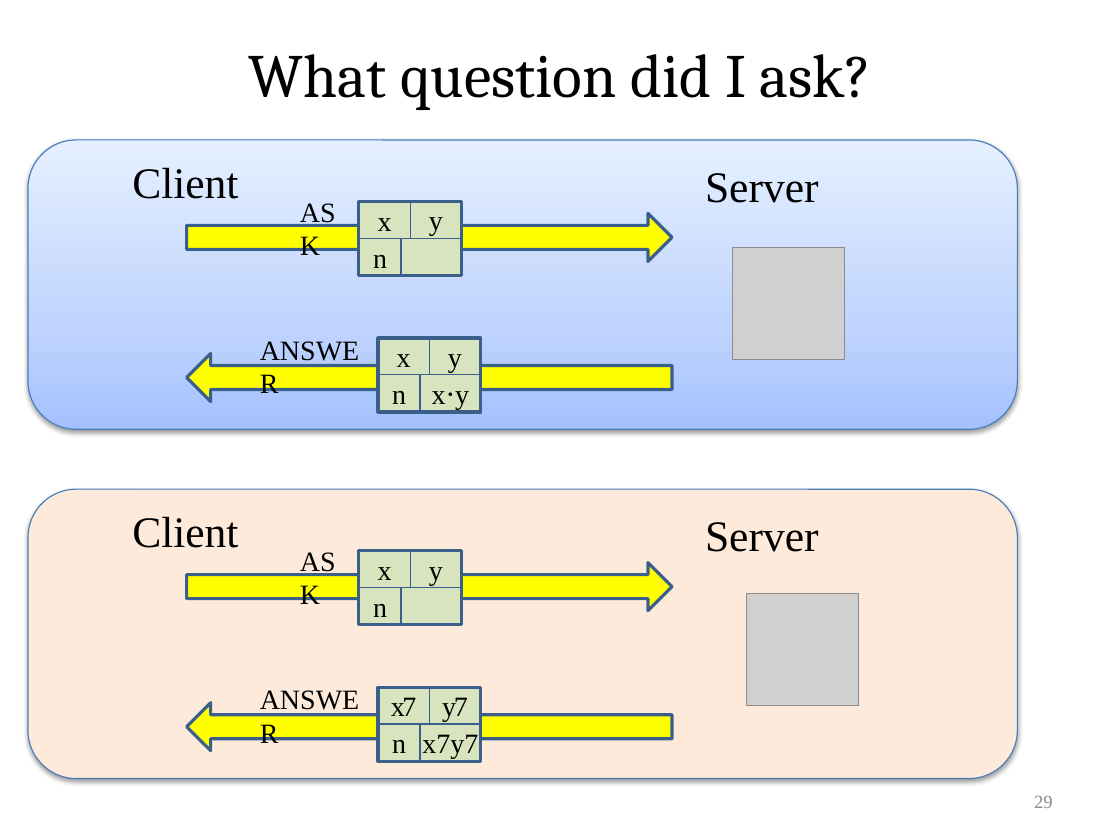
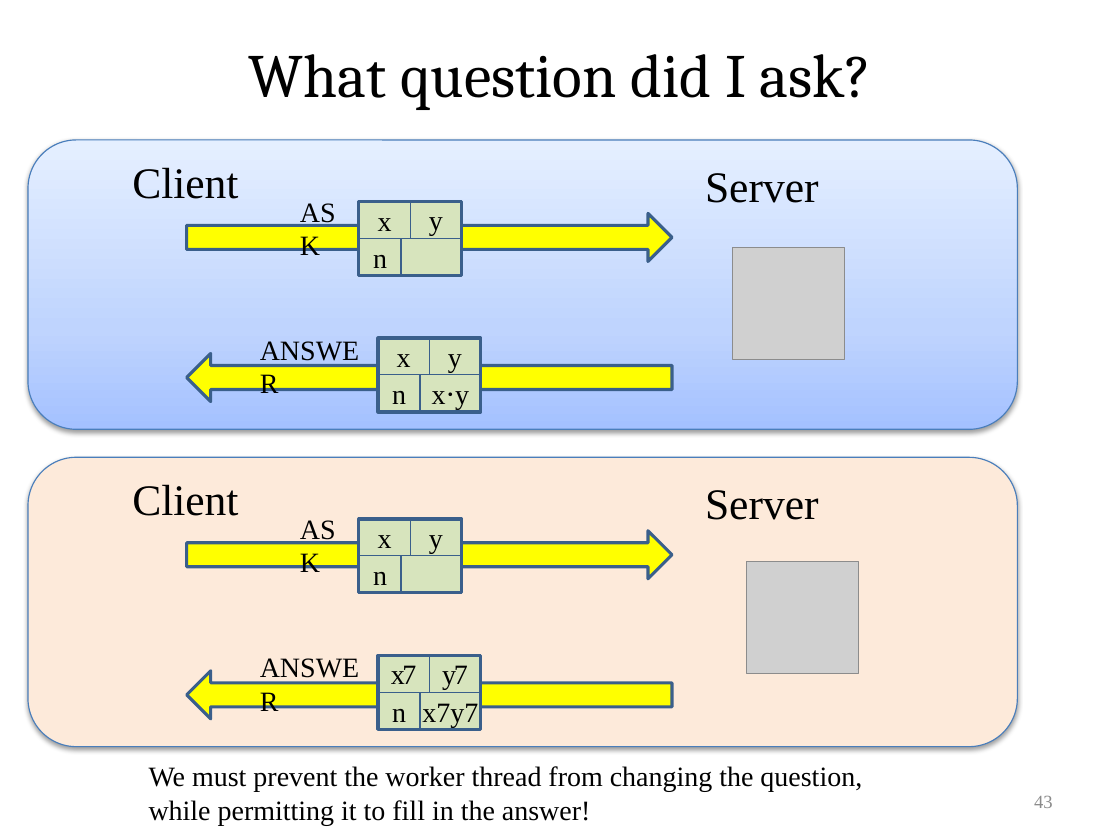
Before and after one commit to VeriNum/pardotprod, a slide deck: slide 43 of doc/Parallel Dot Product.pptx (slide 29 before the commit). Drawn at 1120x840 pixels with LibreOffice and Linux fonts; fonts in the diff are those of the drawing; grey boxes stand for pictures. Boxes give left, top, right and bottom in pixels: in the first picture for what was removed or moved away, otherwise in the second. Text is boxed around its words. In the diff, an @@ line names an element or a change of style, - is before the commit and + after.

```diff
--- a/doc/Parallel Dot Product.pptx
+++ b/doc/Parallel Dot Product.pptx
@@ 9 rectangles, 3 texts, 2 right arrows, 1 rounded rectangle: place and size @@
-9 rectangles, 3 texts, 2 right arrows, 1 rounded rectangle at [28,489,1017,778]
+9 rectangles, 3 texts, 2 right arrows, 1 rounded rectangle at [28,457,1017,746]
@@ 1 text, 1 rectangle, 1 picture: place and size @@
-1 text, 1 rectangle, 1 picture at [379,522,859,762]
+1 text, 1 rectangle, 1 picture at [379,490,859,729]
@@ text added at [149,766,862,825], 18 pt, text #000000 @@
+We must prevent the worker thread from changing the question,
+while permitting it to fill in the answer!
@@ page number at [1034,796,1053,808]: text changed @@
-29
+43
```
Also in this commit, not shown: 24 other slides changed, 19 slides added, 2 slides removed, 1 other file.
